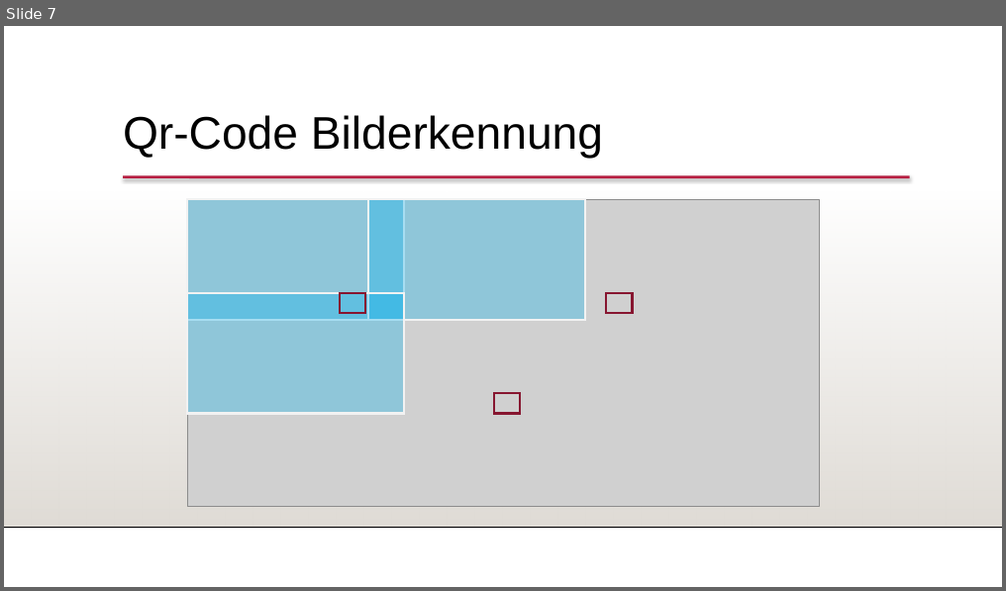
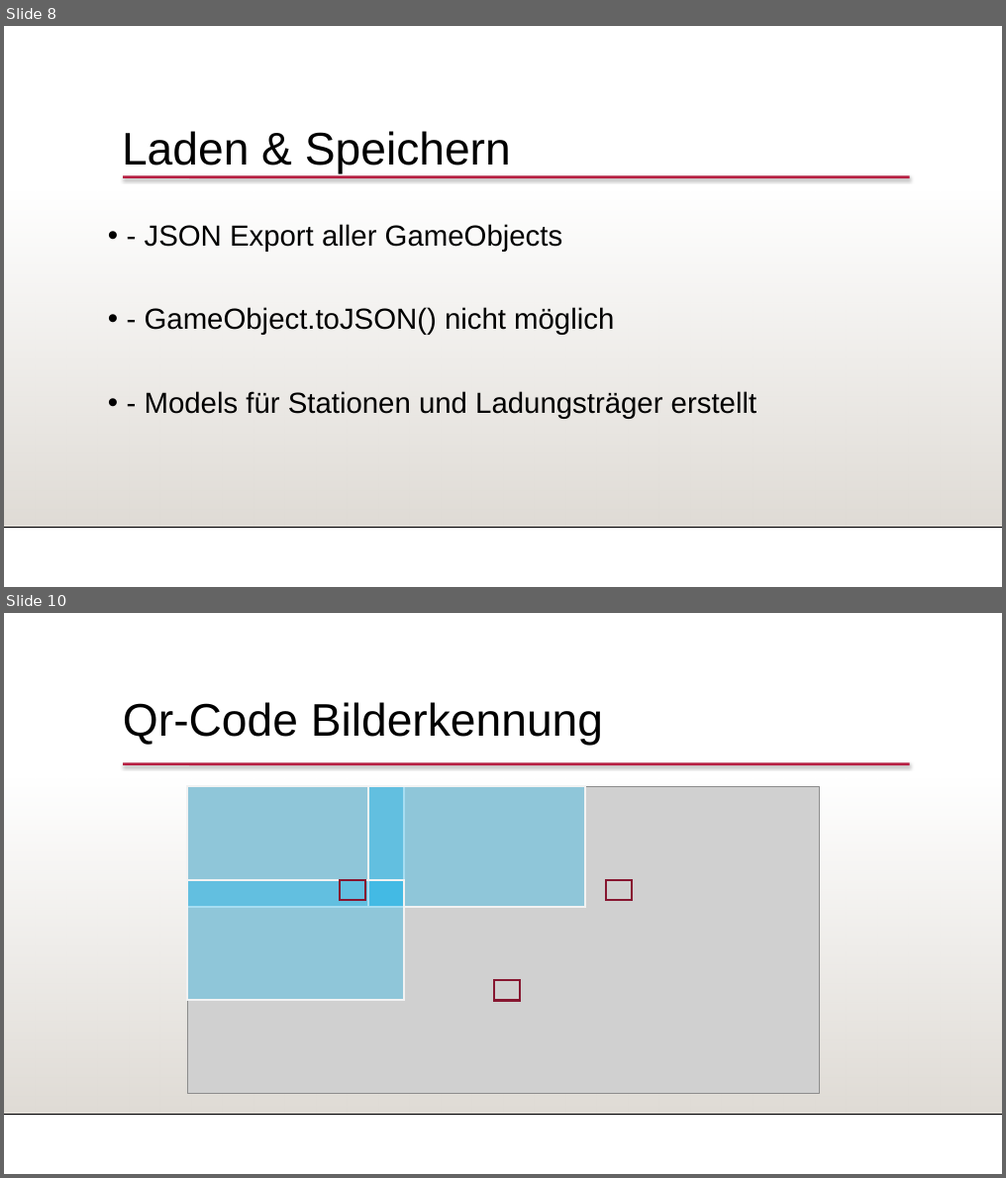
Before and after one commit to FeFi7/CarrierTracking, a slide deck: Präsentation/Teil2_Präsentation20_01_2021.pptx. Shown one above the other, each under a label of ours: slide 7 before the commit, slides 8 and 10 after it; the slides between them are not shown. The pictures are 1006x591 and 1006x1178 pixels, drawn with LibreOffice and Linux fonts; fonts in the diff are those of the drawing; grey boxes stand for pictures; background and template pictures are left out. Boxes give left, top, right and bottom in pixels: in the first picture for what was removed or moved away, otherwise in the second. Text is boxed around its words. In the diff, an @@ line names an element or a change of style, - is before the commit and + after.

```diff
--- a/Präsentation/Teil2_Präsentation20_01_2021.pptx
+++ b/Präsentation/Teil2_Präsentation20_01_2021.pptx
@@ slide 8 added at [4, 26, 1002, 587], background #FFFFFF; not listed: 3 template elements that a slide beside it also shows @@
@@ text added at [122, 131, 511, 174], 44 pt, text #000000 @@
+Laden & Speichern
@@ text added at [145, 224, 756, 419], 28 pt, text #000000 @@
+• - JSON Export aller GameObjects
+• - GameObject.toJSON() nicht möglich
+• - Models für Stationen und Ladungsträger erstellt
@@ what was slide 7 is now slide 10 @@
```
Also in this commit, not shown: 1 slide changed, 8 other slides added, 4 slides removed.
